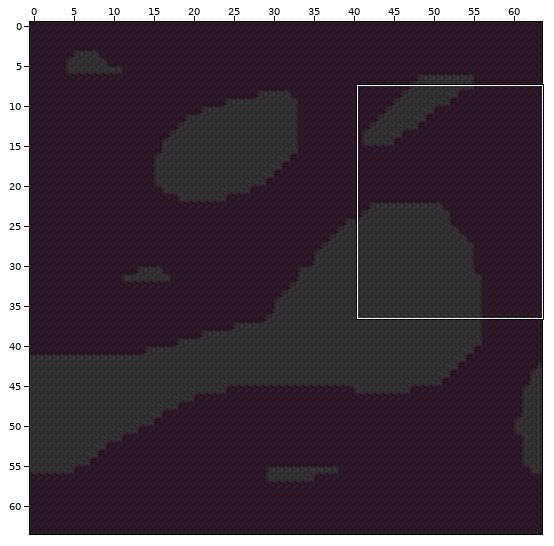
Two states of a Tiled map, res/maps/burned_forest.tmx. Above, an overview of the earlier version with the close-up marked.
Close-up. As it was:
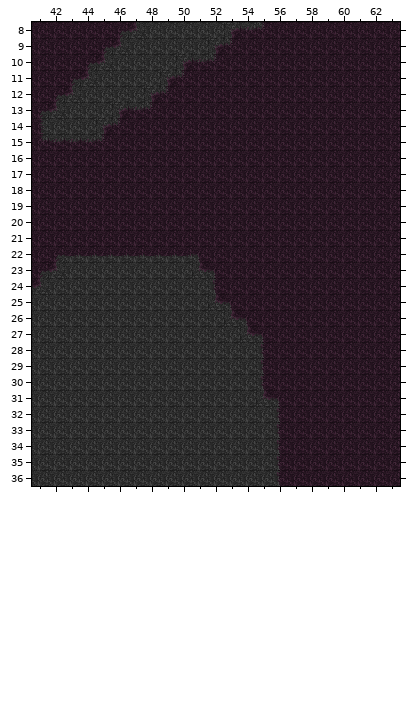
Cells are 16x16 px. Shown: x 41..63, y 8..36. The commit also changed other parts of the map, which this record leaves out.
Now the later version:
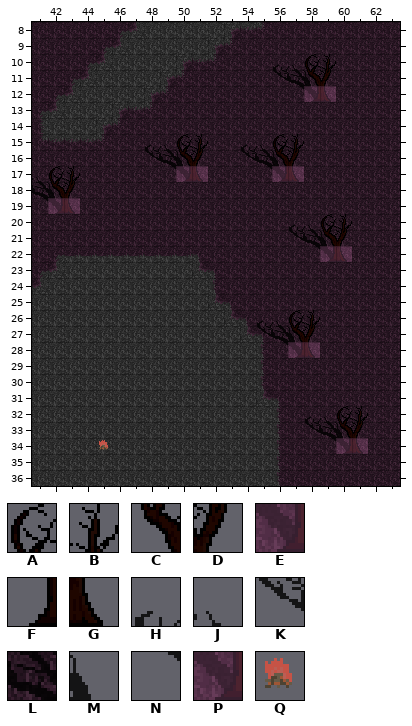
Key: from "burned_forest": A 0, B 1, C 7, D 8, E 10, F 14, G 15, H 21, J 22, K 28, L 29, M 30, N 36, P 37; from "misc_entities": Q 16.
_ is an empty cell.
Objects are placed by their top-left corner, in cells (3,4 is the top-left corner of cell 3,4); size is 1x1 cell unless given.
Tiles of an added or newly shown layer are drawn over the layers below it.
See-through tiles are keyed as they look on the map.
Difference:
{"where": "layer \"shadows\""}
{"y":10,"x":56,"old":"__","new":"HJ"}
{"y":11,"x":56,"old":"___","new":"KLM"}
{"y":12,"x":57,"old":"__","new":"NP"}
{"y":15,"x":48,"old":"__","new":"HJ"}
{"y":15,"x":54,"old":"__","new":"HJ"}
{"y":16,"x":48,"old":"___","new":"KLM"}
{"y":16,"x":54,"old":"___","new":"KLM"}
{"y":17,"x":41,"old":"_","new":"J"}
{"y":17,"x":49,"old":"__","new":"NP"}
{"y":17,"x":55,"old":"__","new":"NP"}
{"y":18,"x":41,"old":"__","new":"LM"}
{"y":19,"x":41,"old":"__","new":"NP"}
{"y":20,"x":57,"old":"__","new":"HJ"}
{"y":21,"x":57,"old":"___","new":"KLM"}
{"y":22,"x":58,"old":"__","new":"NP"}
{"y":26,"x":55,"old":"__","new":"HJ"}
{"y":27,"x":55,"old":"___","new":"KLM"}
{"y":28,"x":56,"old":"__","new":"NP"}
{"y":32,"x":58,"old":"__","new":"HJ"}
{"y":33,"x":58,"old":"___","new":"KLM"}
{"y":34,"x":59,"old":"__","new":"NP"}
{"where": "layer \"entities\" (added)"}
{"now": "Q at 45,34"}
{"where": "layer \"trunks\" (added)"}
{"y":12,"x":58,"old":"__","new":"FG"}
{"y":17,"x":50,"old":"__","new":"FG"}
{"y":17,"x":56,"old":"__","new":"FG"}
{"y":19,"x":42,"old":"__","new":"FG"}
{"y":22,"x":59,"old":"__","new":"FG"}
{"y":28,"x":57,"old":"__","new":"FG"}
{"y":34,"x":60,"old":"__","new":"FG"}
{"where": "layer \"trees\""}
{"y":10,"x":58,"old":"__","new":"AB"}
{"y":11,"x":58,"old":"__","new":"CD"}
{"y":15,"x":50,"old":"__","new":"AB"}
{"y":15,"x":56,"old":"__","new":"AB"}
{"y":16,"x":50,"old":"__","new":"CD"}
{"y":16,"x":56,"old":"__","new":"CD"}
{"y":17,"x":42,"old":"__","new":"AB"}
{"y":18,"x":42,"old":"__","new":"CD"}
{"y":20,"x":59,"old":"__","new":"AB"}
{"y":21,"x":59,"old":"__","new":"CD"}
{"y":26,"x":57,"old":"__","new":"AB"}
{"y":27,"x":57,"old":"__","new":"CD"}
{"y":32,"x":60,"old":"__","new":"AB"}
{"y":33,"x":60,"old":"__","new":"CD"}
{"where": "layer \"collision\" (added)"}
{"y":12,"x":58,"old":"__","new":"EE"}
{"y":17,"x":50,"old":"__","new":"EE"}
{"y":17,"x":56,"old":"__","new":"EE"}
{"y":19,"x":42,"old":"__","new":"EE"}
{"y":22,"x":59,"old":"__","new":"EE"}
{"y":28,"x":57,"old":"__","new":"EE"}
{"y":34,"x":60,"old":"__","new":"EE"}
